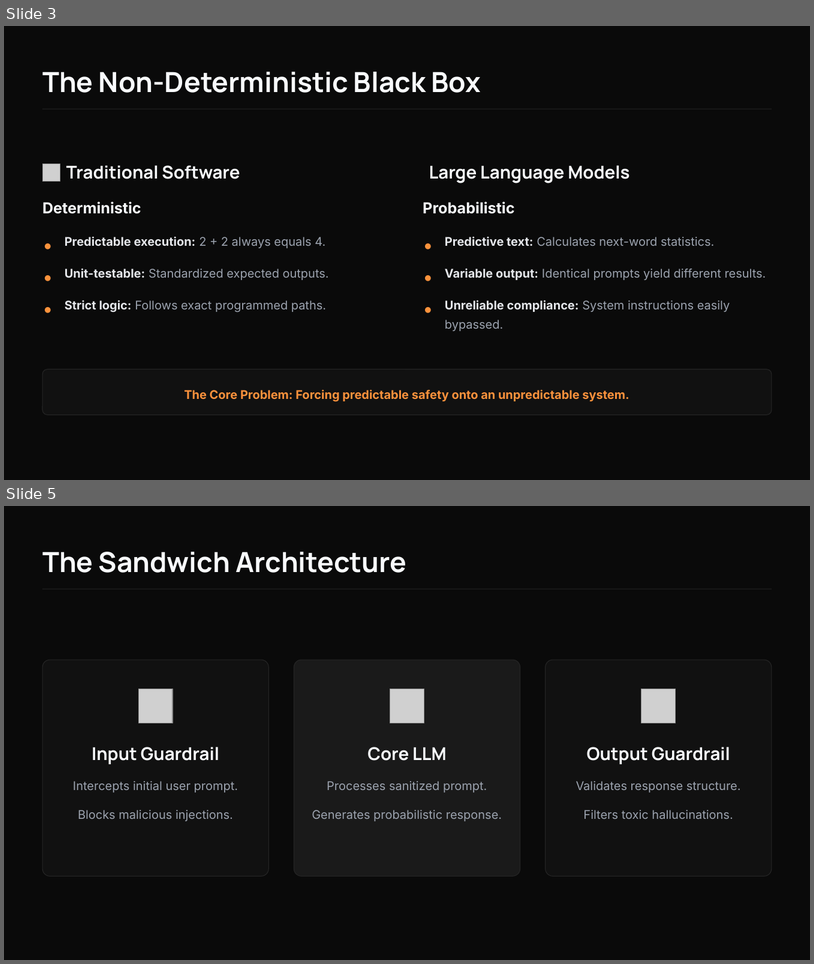
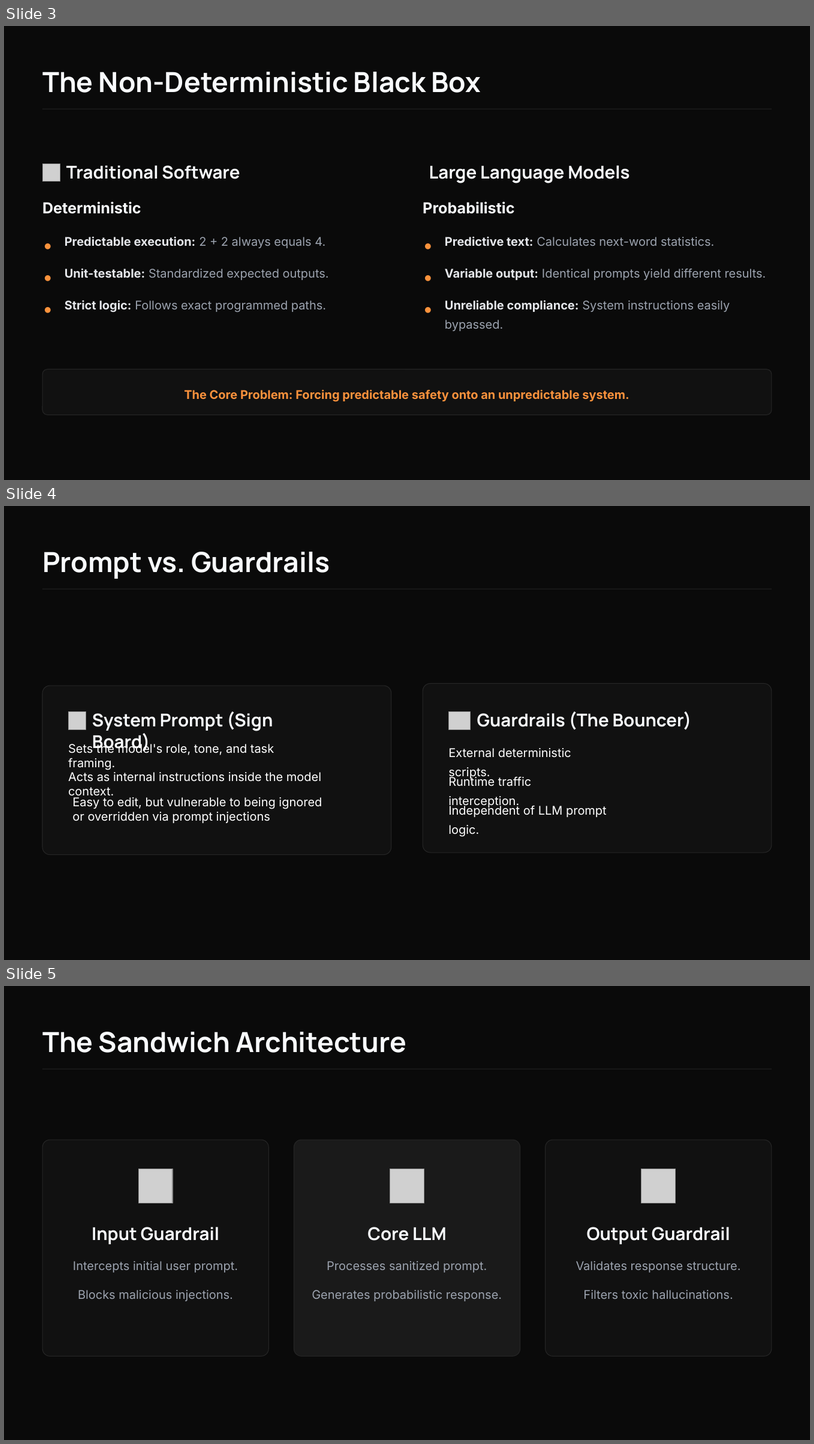
Before and after one commit to mdegreeteaching/LLM_Guardrails-, a slide deck: LLM Guardrails with Guardrails AI.pptx. Shown one above the other, each under a label of ours: slides 3 and 5 before the commit, slides 3, 4 and 5 after it; the slides between them are not shown. The pictures are 814x964 and 814x1444 pixels, drawn with LibreOffice and Linux fonts; fonts in the diff are those of the drawing; grey boxes stand for pictures; background and template pictures are left out. Boxes give left, top, right and bottom in pixels: in the first picture for what was removed or moved away, otherwise in the second. Text is boxed around its words. In the diff, an @@ line names an element or a change of style, - is before the commit and + after.

Commit message:
Update LLM Guardrails presentation file

```diff
--- a/LLM Guardrails with Guardrails AI.pptx
+++ b/LLM Guardrails with Guardrails AI.pptx
@@ slide 4 added at [4,506,810,960], background picture (left out) @@
@@ text added at [42,552,330,579], 33 pt, text #F8FAFC, bold @@
+Prompt vs. Guardrails
@@ rectangle added at [43,588,772,589], fill #262626 @@
@@ rounded rectangle added at [43,685,392,855], fill #111111, outline #262626 0.75 pt @@
@@ rounded rectangle added at [423,683,772,852], fill #111111, outline #262626 0.75 pt @@
@@ picture added at [68,712,86,729] @@
@@ text added at [92,711,273,753], 21 pt, text #F8FAFC, bold @@
+System Prompt (Sign Board)
@@ picture added at [449,712,470,729] @@
@@ text added at [477,711,692,730], 21 pt, text #F8FAFC, bold @@
+Guardrails (The Bouncer)
@@ text added at [68,742,274,770], 14.3 pt, text #FFFFFF @@
+Sets the model's role, tone, and task framing.
@@ text added at [449,748,572,779], 14.2 pt, text #FFFFFF @@
+External deterministic scripts.
@@ text added at [68,772,321,798], 14.3 pt, text #FFFFFF @@
+Acts as internal instructions inside the model context.
@@ text added at [449,775,532,808], 14.2 pt, text #FFFFFF @@
+Runtime traffic interception.
@@ text added at [72,797,322,823], 14.3 pt, text #FFFFFF @@
+  Easy to edit, but vulnerable to being ignored or overridden via prompt injections
@@ text added at [449,804,607,837], 14.2 pt, text #FFFFFF @@
+Independent of LLM prompt logic.
```
Also in this commit, not shown: 2 slides changed, 1 other slide added, 3 slides removed.
